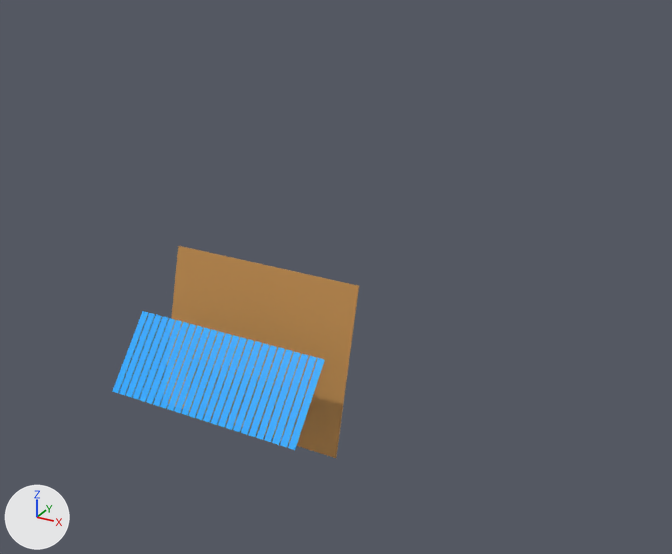
Two versions of the glTF model stl/stl/output_model.glb, one commit apart.
Both versions are drawn from a 50 mm camera at (136.8, -160.0, 124.5) aimed at (53.0, -7.6, 48.3). Every picture has the same lights, and +X, +Y and +Z are marked at lower left. The older version comes first. Where no turn or scale is listed for an object, it has been applied to the vertices.

In view in the first picture: 'geometry_0'.
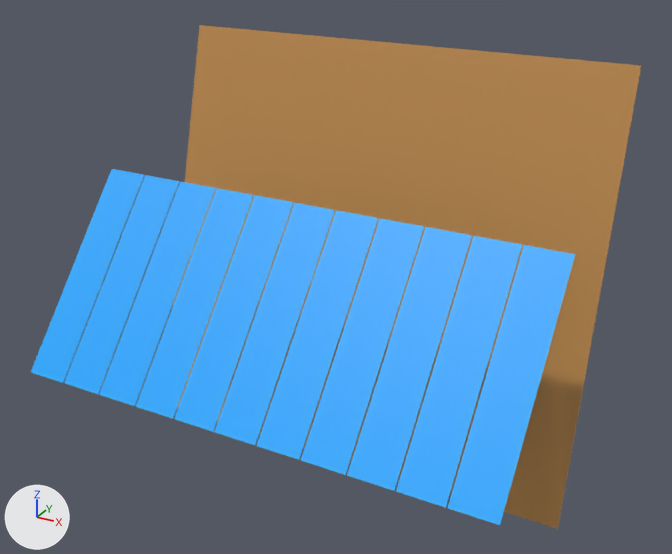
Where the change shows, as pixel boxes (x1, y1, x2, y2) in the pictures (672 x 554 px; the box of a moved part takes in the faces that stretch with it):
'geometry_0', reshaped (146% wider, 137% taller)
    before: (112, 246, 359, 458)
    after: (31, 25, 641, 529)
part 1 of me_geometry_0, moved or reshaped
    before: (126, 315, 162, 398)
    after: (31, 169, 144, 383)
part 2 of me_geometry_0, moved or reshaped
    before: (153, 322, 189, 406)
    after: (64, 175, 179, 394)
part 3 of me_geometry_0, moved or reshaped
    before: (188, 332, 225, 418)
    after: (99, 182, 216, 406)
part 4 of me_geometry_0, moved or reshaped
    before: (225, 341, 262, 430)
    after: (136, 188, 254, 419)
part 5 of me_geometry_0, moved or reshaped
    before: (256, 349, 293, 440)
    after: (174, 195, 293, 432)
part 6 of me_geometry_0, moved or reshaped
    before: (288, 358, 325, 450)
    after: (214, 203, 335, 445)
part 7 of me_geometry_0, moved or reshaped
    before: (280, 356, 317, 447)
    after: (256, 210, 379, 460)
part 8 of me_geometry_0, moved or reshaped
    before: (272, 354, 309, 445)
    after: (301, 218, 424, 475)
part 9 of me_geometry_0, moved or reshaped
    before: (264, 352, 301, 442)
    after: (347, 227, 472, 491)
part 10 of me_geometry_0, moved or reshaped
    before: (249, 347, 285, 437)
    after: (396, 236, 522, 508)
part 11 of me_geometry_0, moved or reshaped
    before: (241, 345, 277, 435)
    after: (448, 245, 575, 525)
part 12 of me_geometry_0, deleted (blue)
    before: (112, 311, 270, 432)
part 13 of me_geometry_0, moved or reshaped
    before: (164, 246, 359, 458)
    after: (173, 25, 641, 529)

Patch to the scene script:
```diff
--- a/stl/stl/output_model.glb.py
+++ b/stl/stl/output_model.glb.py
@@ me_geometry_0 @@
 # used by ob_geometry_0; location = (0.0, 0.0, 0.0)
-me_geometry_0.from_pydata(...)  # 208 vertices, 312 faces; spans x 0.0..50.0, y -19.8..8.5, z 0.0..39.4
+me_geometry_0.from_pydata(...)  # 96 vertices, 144 faces; spans x 0.0..102.0, y -42.6..22.3, z 0.0..90.6
+# me_geometry_0 part 1: the loose piece of 8 vertices spanning x 4.2..5.8, y -19.8..-6.9, z 12.6..28.1 is scaled about its middle by (5.28, 2.32, 2.32), then moved by (-0.4, -14.2, 26.5)
+# me_geometry_0 part 2: the loose piece of 8 vertices spanning x 12.1..13.9, y -19.8..-6.9, z 12.6..28.1 is scaled about its middle by (5.28, 2.32, 2.32), then moved by (0.9, -14.2, 26.5)
+# me_geometry_0 part 3: the loose piece of 8 vertices spanning x 22.1..23.9, y -19.8..-6.9, z 12.6..28.1 is scaled about its middle by (5.28, 2.32, 2.32), then moved by (0.2, -14.2, 26.5)
+# me_geometry_0 part 4: the loose piece of 8 vertices spanning x 32.2..33.8, y -19.8..-6.9, z 12.6..28.1 is scaled about its middle by (5.28, 2.32, 2.32), then moved by (-0.5, -14.2, 26.5)
+# me_geometry_0 part 5: the loose piece of 8 vertices spanning x 40.2..41.8, y -19.8..-6.9, z 12.6..28.1 is scaled about its middle by (5.28, 2.32, 2.32), then moved by (0.7, -14.2, 26.5)
+# me_geometry_0 part 6: the loose piece of 8 vertices spanning x 48.2..49.8, y -19.8..-6.9, z 12.6..28.1 is scaled about its middle by (5.28, 2.32, 2.32), then moved by (2.0, -14.2, 26.5)
+# me_geometry_0 part 7: the loose piece of 8 vertices spanning x 46.2..47.8, y -19.8..-6.9, z 12.6..28.1 is scaled about its middle by (5.28, 2.32, 2.32), then moved by (13.3, -14.2, 26.5)
+# me_geometry_0 part 8: the loose piece of 8 vertices spanning x 44.2..45.8, y -19.8..-6.9, z 12.6..28.1 is scaled about its middle by (5.28, 2.32, 2.32), then moved by (24.5, -14.2, 26.5)
+# me_geometry_0 part 9: the loose piece of 8 vertices spanning x 42.2..43.8, y -19.8..-6.9, z 12.6..28.1 is scaled about its middle by (5.28, 2.32, 2.32), then moved by (35.8, -14.2, 26.5)
+# me_geometry_0 part 10: the loose piece of 8 vertices spanning x 38.2..39.8, y -19.8..-6.9, z 12.6..28.1 is scaled about its middle by (5.28, 2.32, 2.32), then moved by (49.1, -14.2, 26.5)
+# me_geometry_0 part 11: the loose piece of 8 vertices spanning x 36.2..37.8, y -19.8..-6.9, z 12.6..28.1 is scaled about its middle by (5.28, 2.32, 2.32), then moved by (60.4, -14.2, 26.5)
+# me_geometry_0 part 12: 14 loose pieces with 112 vertices, spanning x 0.2..35.8, y -19.8..-6.9, z 12.6..28.1, are deleted
+# me_geometry_0 part 13
+# 6 vertices are removed from x 0.0..50.0, y -2.3..8.5, z 0.0..39.4
+# 12 faces are deleted
+# 6 vertices are added at (0.0, 22.0, 90.6), (102.0, -2.3, 0.1), (102.0, 22.0, 90.6), (0.0, 22.3, 90.5), (102.0, -2.0, 0.0), (102.0, 22.3, 90.5)
+# 12 new faces join them
 me_geometry_0.materials.append(mat_defaultmaterial)
```
